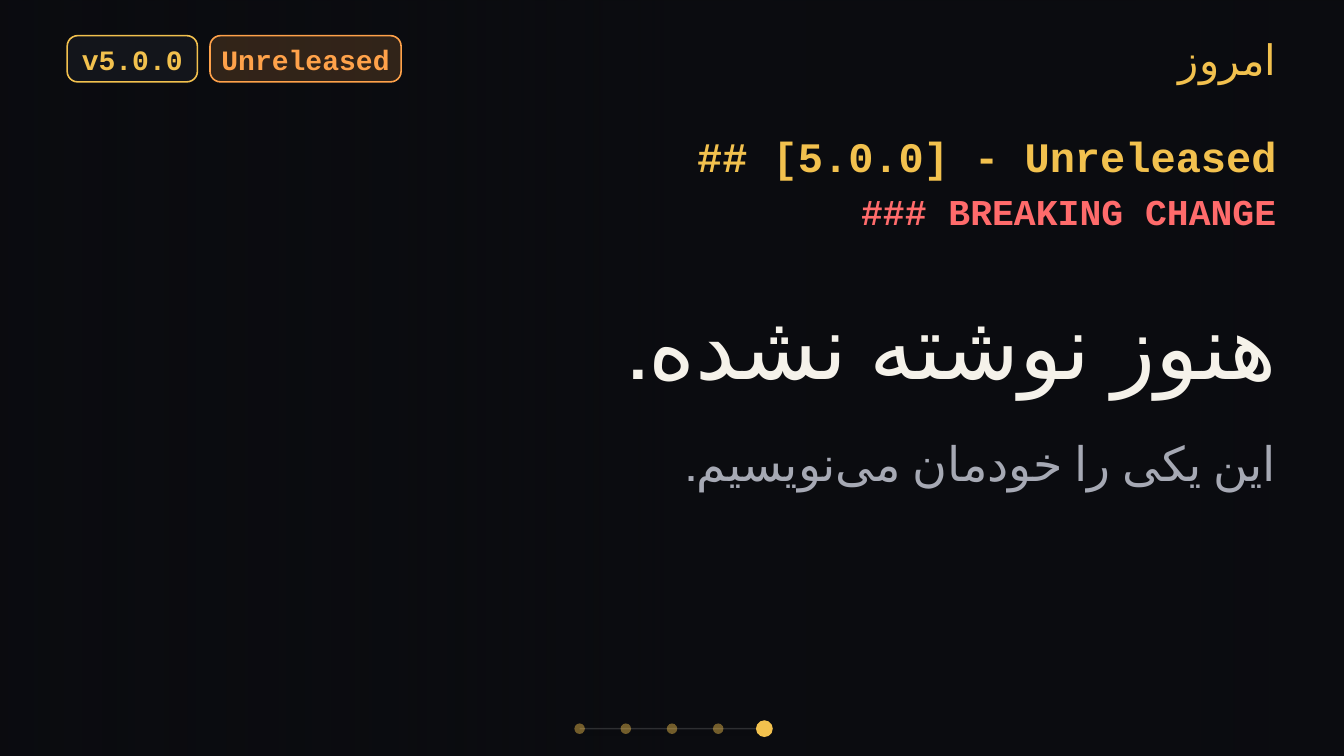
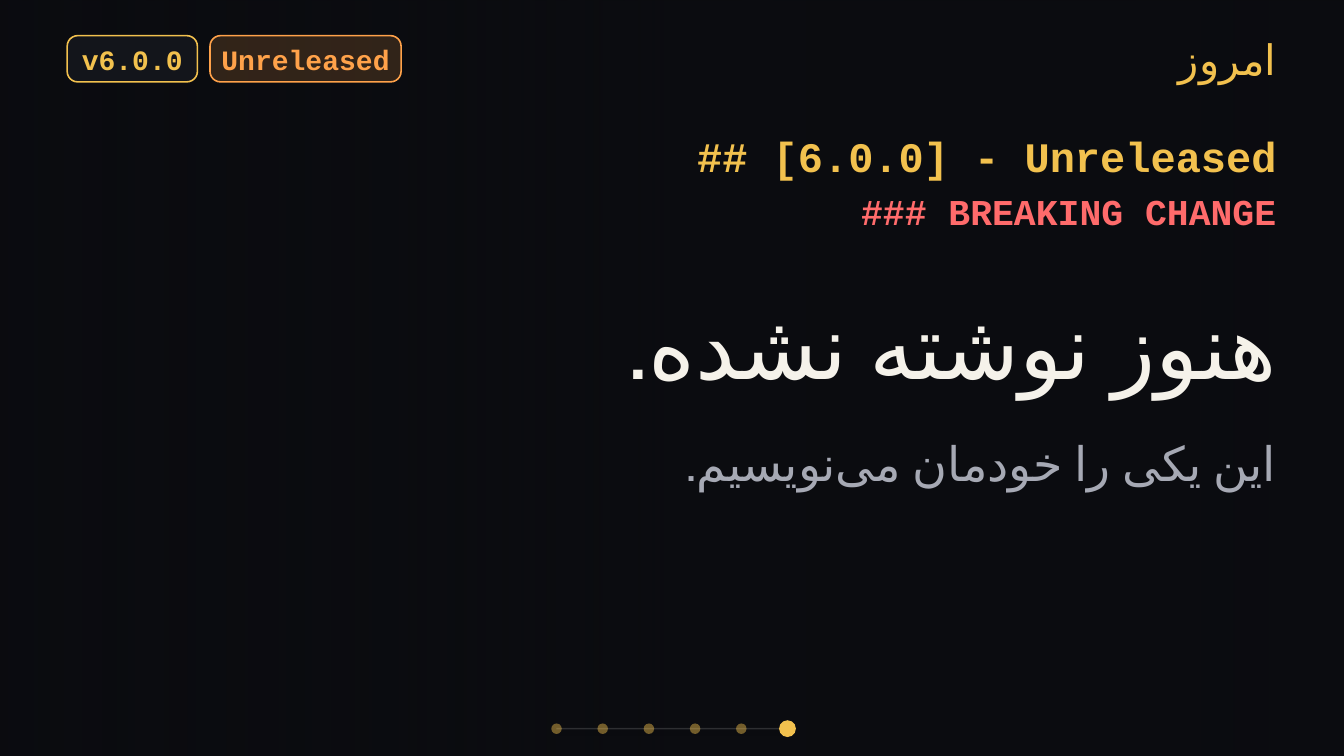
Before and after one commit to aliamani66/eraealiamani, a slide deck: slide 70 of new/BreakingChanges.pptx (slide 57 before the commit). Drawn at 1344x756 pixels with LibreOffice and Linux fonts; fonts in the diff are those of the drawing; background and template pictures are left out. Boxes give left, top, right and bottom in pixels: in the first picture for what was removed or moved away, otherwise in the second. Text is boxed around its words. In the diff, an @@ line names an element or a change of style, - is before the commit and + after.

```diff
--- a/new/BreakingChanges.pptx
+++ b/new/BreakingChanges.pptx
@@ text at (82, 51, 183, 71): text changed @@
-v5.0.0
+v6.0.0
@@ text at (773, 141, 1277, 181): text changed @@
-## [5.0.0] - Unreleased
+## [6.0.0] - Unreleased
@@ line moved from (580, 729) - (764, 729) to (557, 729) - (787, 729) @@
@@ ellipse: place and size @@
-ellipse at (666, 724, 677, 734)
+ellipse at (644, 724, 654, 734)
@@ 3 ellipses: place and size @@
-3 ellipses at (575, 724, 723, 734)
+3 ellipses at (552, 724, 700, 734)
@@ ellipse added at (736, 724, 746, 734), fill #F2C14E at 45% opacity @@
@@ ellipse: place and size @@
-ellipse at (756, 721, 773, 738)
+ellipse at (779, 721, 797, 738)
```
Also in this commit, not shown: 50 other slides changed, 16 slides added, 1 slide removed, 9 other files.
